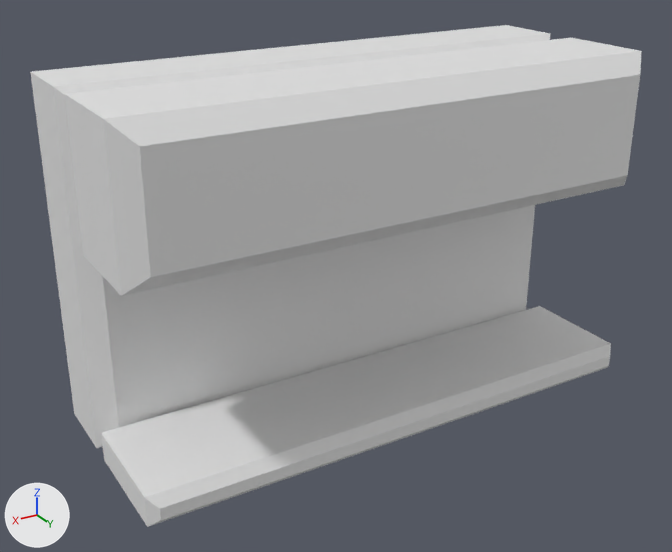
The OBJ model assets/meshes/mech2/torso/chest_darkgrey.obj, before and after one commit.
The view is the same before and after, from a 50 mm lens placed at (4.13, 6.45, 11.56), pointed at (0.19, -0.12, 8.28). Every picture has the same lights, and +X, +Y and +Z are marked at lower left. The older version comes first. Where no turn or scale is listed for an object, it has been applied to the vertices.

Objects in the first picture: 'chest_darkgrey'.
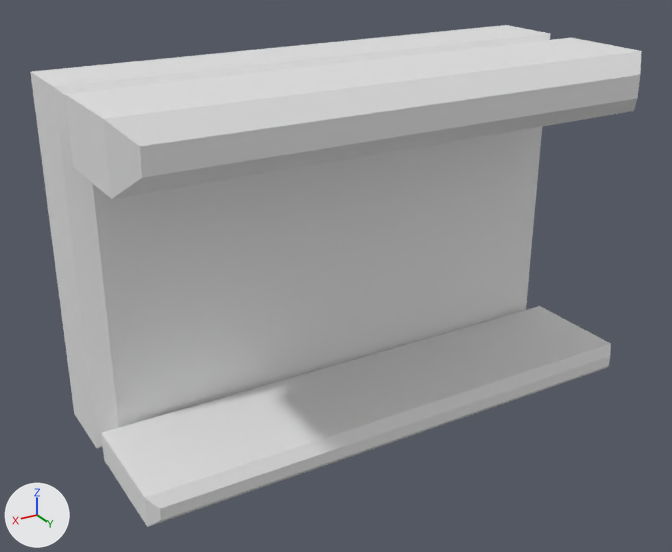
Pixel boxes [x1, y1, x2, y2] of what changed, in the pictures (672 x 552 px; the box of a moved part takes in the faces that stretch with it):
part 1 of me_chest_darkgrey, moved or reshaped
    before: [65, 75, 640, 296]
    after: [65, 75, 640, 199]

The change, as a diff of the scene's bpy script:
```diff
--- a/assets/meshes/mech2/torso/chest_darkgrey.obj.py
+++ b/assets/meshes/mech2/torso/chest_darkgrey.obj.py
@@ me_chest_darkgrey @@
 me_chest_darkgrey.from_pydata(...)  # 48 vertices, 84 faces; spans x -2.41..2.41, y -1.22..0.9, z 7.06..10.16
 # used by ob_chest_darkgrey; location = (0.0, 0.0, 0.0)
 # before: 16 (-2.24, 0.9, 9.1) at pixel (627, 175), 17 (2.24, 0.9, 9.1) at pixel (150, 277), 20 (-2.41, 0.73, 8.94) at pixel (624, 185), 21 (2.41, 0.73, 8.94) at pixel (121, 296), 24 (-2.41, -0.12, 8.94)
 # before: 25 (2.41, -0.12, 8.94) at pixel (83, 255), 28 (-2.24, -0.29, 9.1), 29 (2.24, -0.29, 9.1)
+# me_chest_darkgrey part 1
+for i in [16, 17, 20, 21, 24, 25, 28, 29]: me_chest_darkgrey.vertices[i].co += Vector((0.0, 0.0, 0.69))
```
